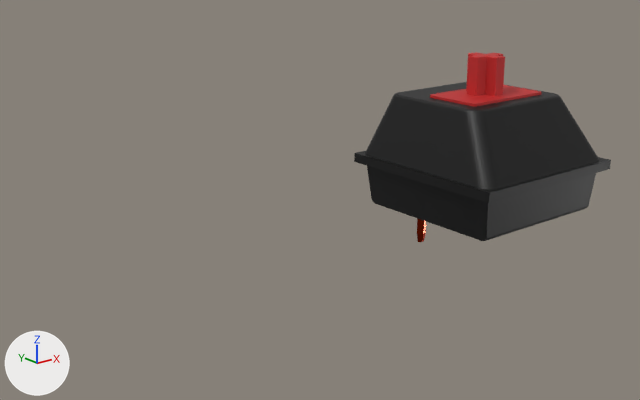
The glTF model files/switches/models/mxred.glb, before and after one commit.
The view is the same before and after, from a 50 mm lens placed at (-0.0538, -0.0464, 0.0245), pointed at (-0.0158, 0.0011, 0.0055). The axes (+X, +Y, +Z) are drawn at lower left. The lights are the same throughout. Where no turn or scale is listed for an object, it has been applied to the vertices.

In view in the first picture: 'Switch'.
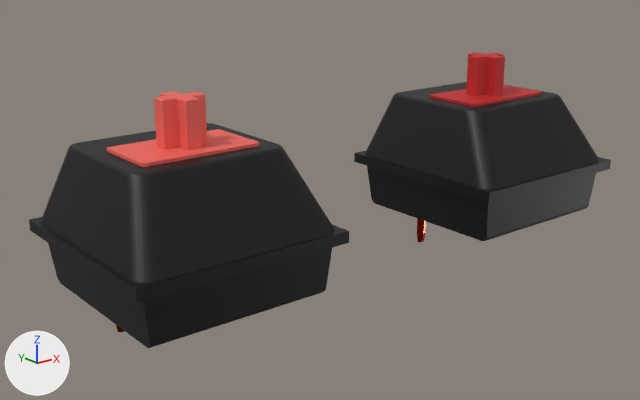
The newer file is also turned or shifted as a whole; pictures and numbers use the older file's frame.

Pixel boxes [x1, y1, x2, y2] of what changed, in the pictures (640 x 400 px):
'Switch.003', added (black): after [29, 91, 349, 348]
    faces in mat_material_025 (black #000000): [29, 123, 349, 348]
    faces in mat_material_026 (red #ff7469): [107, 91, 259, 167]

Diff of the bpy script that builds the scene:
```diff
--- a/files/switches/models/mxred.glb.py
+++ b/files/switches/models/mxred.glb.py
@@ mat_material_026 @@
+mat_material_026 = principled_material('Material.026')
+mat_material_026.base_color = (1.0, 0.173, 0.141)  # red #ff7369
+mat_material_026.metallic = 0.418
+mat_material_026.roughness = 0.6
@@ mat_material_027 @@
+mat_material_027 = principled_material('Material.027')
+mat_material_027.base_color = (0.274, 0.017, 0.0)  # brown #8f2300
+mat_material_027.metallic = 1.0
+mat_material_027.roughness = 0.214
@@ mat_material_025 @@
+mat_material_025 = principled_material('Material.025')
+mat_material_025.base_color = (0.0, 0.0, 0.0)  # black #000000
@@ me_switch_005 @@
+me_switch_005.from_pydata(...)  # 604 vertices, 1204 faces; spans x -0.0072..0.0072, y -0.0072..0.0072, z -0.0067..0.0089
+# faces by material slot: [946, 182, 76]
+me_switch_005.materials.append(mat_material_025)  # black #000000
+me_switch_005.materials.append(mat_material_026)  # red #ff7369
+me_switch_005.materials.append(mat_material_027)  # brown #8f2300
@@ ob_switch_003 @@
+ob_switch_003 = bpy.data.objects.new('Switch.003', me_switch_005)
+ob_switch_003.location = (-0.02743, 0.0, 0.00563)
```
